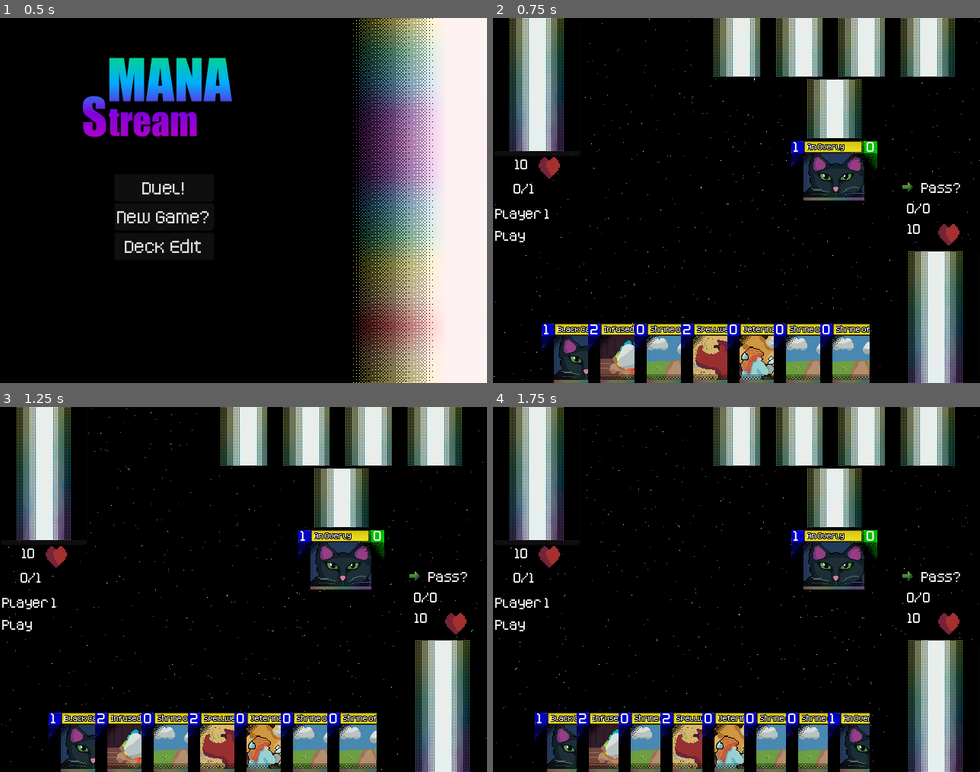
Above: before the commit, frames 1-4 (two rows, left to right).
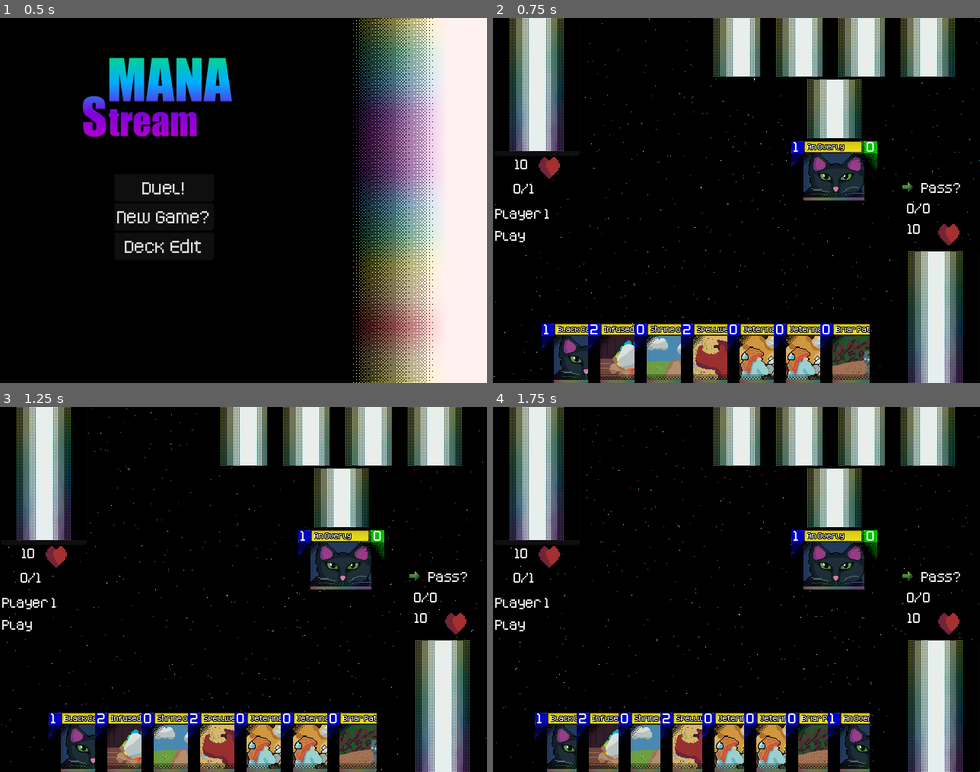
Above: after the commit, the same moments.

Repository: ColbySchexnayder/mana-stream
Game: Godot game, scene res://Scenes/titleScreen.tscn
Same seed, same stepped clock (60 frames per second), same inputs: the game is played once before the commit and once after it.
Inputs (mouse positions are in pixels of both pictures, inside the frame that each line leads up to):
- Up to frame 1 (0.5 s): no input
- Up to frame 2 (0.75 s): click "New Game?" at 0.5 s
- Up to frame 3 (1.25 s): no input
- Up to frame 4 (1.75 s): click (936, 706) at 1.25 s

Frame 1 is identical in both runs. In frame 2, 1.7% of the frame differs, in the area x 60-78%, y 84-100%; in frame 3, 1.7%; in frame 4, 1.4%.

Commit message:
All cards work for the player
Interrupts mostly work, should be fine if AI waits for player input

TODO: AI is the only core feature left to be implemented

Diff:
--- a/AI/ai_manager.gd
+++ b/AI/ai_manager.gd
@@ -31,16 +31,17 @@
 	if !ai_summon_zone.is_empty():
 		ai_hand[0].mana()
 		ai_mana_zone[0].mana()
-		await GmManager.emit_signal("_card_keep", ai_summon_zone[0])
+		GmManager.emit_signal("_card_keep", ai_summon_zone[0])
+
 	GmManager.emit_signal("_change_phase")
 
 func ai_play():
 	if !ai_summon_zone.is_empty():
 		ai_summon_zone[0].attacking()
-		if !interruptStack.is_empty():
+		while !interruptStack.is_empty():
 			await GmManager._interrupt_resolved
-		if !player_summon_zone.is_empty():
-			await GmManager._block_resolved
+
+		await GmManager._block_resolved
 
 	GmManager.emit_signal("_change_turn")
 
--- a/Cards/Card.gd
+++ b/Cards/Card.gd
@@ -33,6 +33,7 @@
 var revealed := false
 var cardOwner := 1
 var resolved := false
+var resolving := false
 
 var boardBreakingVal := 0
 var boardBuildingVal := 0
--- a/Cards/CardScripts/BriarPatch.gd
+++ b/Cards/CardScripts/BriarPatch.gd
@@ -47,7 +47,7 @@
 #	7 player2mana
 func action():
 
-	resolved = true
+
 	revealed = true
 	attackingCard.exhaust(attackingCard)
 	attackingCard.card_info_animation.visible = false
@@ -70,6 +70,7 @@
 		GmManager.emit_signal("_move_to_hand", card)
 	await destroy(0)
 	GmManager.emit_signal("_interrupt_resolved")
+	resolved = true
 
 func resolve_summon():
 	super.resolve_summon()
--- a/Cards/CardScripts/ManaRat.gd
+++ b/Cards/CardScripts/ManaRat.gd
@@ -30,6 +30,10 @@
 #	6 player2summon,
 #	7 player2mana
 func resolve_summon():
+	GmManager.emit_signal("_interrupt", self)
+	super.resolve_summon()
+
+func action():
 	var conditions = {"tags" : ["Creature", "Familiar"], "cost" : 2}
 	var zones : Array[int]
 	if cardOwner == 1:
@@ -38,7 +42,9 @@
 		zones = [4]
 	GmManager.emit_signal("_offer_selection", self, zones, conditions)
 
-	super.resolve_summon()
+
 
 func effectOtherCard(card: Card):
 	GmManager.emit_signal("_move_to_hand", card)
+	resolved = true
+	GmManager.emit_signal("_interrupt_resolved")
--- a/Cards/CardScripts/shrine_of_the_forge.gd
+++ b/Cards/CardScripts/shrine_of_the_forge.gd
@@ -9,6 +9,9 @@
 	set_card_info()
 	super._ready()
 
+	GmManager.connect("_card_to_mana", react)
+	GmManager.connect("_resolve_summon", react)
+
 func set_card_info():
 	cardName = tr("SHRINE_OF_THE_FORGE_NAME")#"Shrine of the Forge"
 	tags[0] = "Spell"
@@ -19,3 +22,43 @@
 
 func _process(_delta: float) -> void:
 	summon_button.hide()
+
+func react(card: Card):
+	if card == self:
+		return
+	#if card.currentPosition == Card.position.IN_MANA or card.currentPosition == Card.position.IN_SUMMON:
+	#	return
+
+	if !revealed and currentPosition == Card.position.IN_MANA:
+		if card.cardOwner == cardOwner:
+			GmManager.emit_signal("_interrupt", self)
+
+#		FIELD
+#	0 player1deck,
+#	1 player1hand,
+#	2 player1summon,
+#	3 player1mana,
+#	4 player2deck,
+#	5 player2hand,
+#	6 player2summon,
+#	7 player2mana
+func action():
+
+	revealed = true
+
+	var conditions = {"target self" : false, "exhausted" : true, "name" : ["exclude" , cardName]}
+	var zones : Array[int]= []
+
+	if cardOwner == 1:
+		zones = [3]
+	else:
+		zones = [7]
+
+	GmManager.emit_signal("_offer_selection", self, zones, conditions)
+
+func effectOtherCard(card: Card):
+	if card != null:
+		card.refresh()
+
+	GmManager.emit_signal("_interrupt_resolved")
+	resolved = true
--- a/Cards/CardScripts/shrine_of_the_traveler.gd
+++ b/Cards/CardScripts/shrine_of_the_traveler.gd
@@ -24,8 +24,10 @@
 	summon_button.hide()
 
 func react(card: Card):
+	if card.currentPosition == card.position.IN_DECK:
+		return
 	if !revealed and currentPosition == Card.position.IN_MANA:
-		if card.cardOwner != cardOwner:
+		if card.cardOwner == cardOwner:
 			GmManager.emit_signal("_interrupt", self)
 
 #	0 player1deck,
@@ -38,16 +40,15 @@
 #	7 player2mana
 func action():
 
-	resolved = true
 	revealed = true
 
 	var conditions = {"target self" : false, "exhausted" : true, "name" : ["exclude" , cardName]}
 	var zones : Array[int]= []
 
 	if cardOwner == 1:
-		zones = [2,3]
+		zones = [3]
 	else:
-		zones = [6,7]
+		zones = [7]
 
 	GmManager.emit_signal("_offer_selection", self, zones, conditions)
 
@@ -55,3 +56,4 @@
 	if card != null:
 		card.refresh()
 	GmManager.emit_signal("_interrupt_resolved")
+	resolved = true
--- a/Cards/CardScripts/spell_weaver_pheonix.gd
+++ b/Cards/CardScripts/spell_weaver_pheonix.gd
@@ -27,6 +27,10 @@
 #	6 player2summon,
 #	7 player2mana
 func resolve_summon():
+	GmManager.emit_signal("_interrupt", self)
+	super.resolve_summon()
+
+func action():
 	var conditions = {"tags" : ["Spell"]}
 	var zones : Array[int]
 	if cardOwner == 1:
@@ -35,7 +39,9 @@
 		zones = [4]
 	GmManager.emit_signal("_offer_selection", self, zones, conditions)
 
-	super.resolve_summon()
+
 
 func effectOtherCard(card: Card):
 	GmManager.emit_signal("_move_to_hand", card)
+	resolved = true
+	GmManager.emit_signal("_interrupt_resolved")
--- a/Cards/CardScripts/veterinarian.gd
+++ b/Cards/CardScripts/veterinarian.gd
@@ -8,6 +8,7 @@
 func _ready() -> void:
 	set_card_info()
 	super._ready()
+	GmManager.connect("_card_destroy", react)
 
 func set_card_info():
 	cardName = tr("VETERINARIAN_NAME")#"Veterinarian the Fantastic"
@@ -19,3 +20,27 @@
 
 func _process(_delta: float) -> void:
 	summon_button.hide()
+
+func react(card: Card):
+	if revealed:
+		return
+	if currentPosition != Card.position.IN_MANA:
+		return
+	if card.cardOwner != cardOwner:
+		return
+	if !(tags[1] in card.tags):
+		return
+	if card.cost < 2:
+		return
+
+	GmManager.emit_signal("_interrupt", self)
+
+func action():
+	reveal()
+	GmManager.emit_signal("_shuffle", cardOwner)
+	GmManager.emit_signal("_draw", cardOwner)
+	GmManager.emit_signal("_draw", cardOwner)
+
+	await destroy(0)
+	resolved = true
+	GmManager.emit_signal("_interrupt_resolved")
--- a/Scenes/Duel.tscn
+++ b/Scenes/Duel.tscn
@@ -259,10 +259,21 @@
 [node name="Panel" type="Panel" parent="Control/InterruptChoice"]
 layout_mode = 0
 offset_left = -53.0
+offset_top = -45.0
 offset_right = 281.0
 offset_bottom = 166.0
 theme = ExtResource("7_o1sjj")
 theme_override_styles/panel = ExtResource("9_yk5x5")
+
+[node name="InterceptionMessage" type="RichTextLabel" parent="Control/InterruptChoice/Panel"]
+layout_mode = 0
+offset_left = 12.0
+offset_top = 4.0
+offset_right = 320.0
+offset_bottom = 90.0
+theme_override_font_sizes/normal_font_size = 32
+text = "Card activates. Respond?"
+horizontal_alignment = 1
 
 [node name="InterruptButton" type="TextureButton" parent="Control/InterruptChoice"]
 layout_mode = 0
@@ -275,12 +286,12 @@
 
 [node name="InterruptButtonText" type="RichTextLabel" parent="Control/InterruptChoice/InterruptButton"]
 layout_mode = 0
-offset_left = 1.5
-offset_top = 37.5
-offset_right = 96.5
-offset_bottom = 77.5
-mouse_filter = 2
-text = "Interrupt?"
+offset_left = 25.5
+offset_top = 37.0
+offset_right = 120.5
+offset_bottom = 77.0
+mouse_filter = 2
+text = "Yes!"
 
 [node name="InterruptPassButton" type="TextureButton" parent="Control/InterruptChoice"]
 layout_mode = 0
@@ -299,7 +310,7 @@
 offset_right = 69.0
 offset_bottom = 63.5
 mouse_filter = 2
-text = "Pass?"
+text = "Pass..."
 
 [node name="SelectionList" type="ItemList" parent="Control"]
 visible = false
--- a/Scenes/duel.gd
+++ b/Scenes/duel.gd
@@ -74,6 +74,7 @@
 
 @onready var turn_label: RichTextLabel = $Control/TurnLabel
 @onready var phase_label: RichTextLabel = $Control/PhaseLabel
+@onready var interception_message: RichTextLabel = $Control/InterruptChoice/Panel/InterceptionMessage
 
 @onready var ai: AI_Manager = $AI
 
@@ -95,6 +96,9 @@
 
 # Prepare the duel
 func _ready() -> void:
+	#Language adjustments
+	interception_message.text = tr("ACTIVATION_QUESTION")
+
 	#region Load Decks
 	for cardFileName in GmManager.Player1Deck:
 		var card = ResourceLoader.load("res://Cards/PlayableCards/"+cardFileName+".tscn").instantiate()#load("res://Cards/PlayableCards/"+cardFileName+".tscn")
@@ -122,13 +126,13 @@
 		draw(2)
 
 	#region Add Test Cards
-	var testSpell1 = ShrineOfTheTraveler.constructor()
+	var testSpell1 = Veterinarian.constructor()
 	testSpell1.cardOwner = 1
 	testSpell1.currentPosition = Card.position.IN_HAND
 	player1hand.push_front(testSpell1)
 	p_1_hand.add_child(testSpell1)
 
-	var testSpell = ShrineOfTheTraveler.constructor()
+	var testSpell = Briarpatch.constructor()
 	testSpell.currentPosition = Card.position.IN_HAND
 	player1hand.push_front(testSpell)
 	p_1_hand.add_child(testSpell)
@@ -182,6 +186,9 @@
 	GmManager.connect("_check_interrupt", check_interrupt)
 
 	GmManager.connect("_request_field", requestField)
+
+	GmManager.connect("_draw", draw)
+	GmManager.connect("_shuffle", shuffle)
 	#endregion
 
 	#Give AI mana for testing
@@ -225,6 +232,12 @@
 	p_2_life.text = str(p2Health)
 
 	check_interrupt()
+
+func shuffle(player: int):
+	if player == 1:
+		player1deck.shuffle()
+	else:
+		player2deck.shuffle()
 
 #Move given card from HAND to MANA
 func card_to_mana(card):
@@ -544,7 +557,8 @@
 	GmManager.attacking = true
 
 	check_interrupt()
-	#await GmManager._interrupt_resolved
+
+	await GmManager._interrupt_empty
 	if card.currentPosition != card.position.IN_SUMMON:
 		GmManager.attacking = false
 		return
@@ -766,11 +780,10 @@
 		count += 1
 
 	if interruptStack.is_empty():
+		GmManager.emit_signal("_interrupt_empty")
 		GmManager.currentPhase = GmManager.phase.PLAY
 		#GmManager.emit_signal("_interrupt_resolved")
 		return
-	else:
-		await GmManager._interrupt_resolved
 
 
 #Draw test card. This will be disable eventually
--- a/Scripts/GMManager.gd
+++ b/Scripts/GMManager.gd
@@ -9,12 +9,18 @@
 enum phase {
 	REFRESH,
 	PLAY,
-	INTERRUPT
+	INTERRUPT,
+	INTERRUPTP1,
+	INTERRUPTP2
 }
 
 var currentPhase := phase.PLAY
 var currentTurn := 1
 var attacking := false
+
+#finish action signal YES
+signal _draw(player: int)
+signal _shuffle(player: int)
 
 signal _card_select(card: Card)
 signal _clear_selection()
@@ -51,6 +57,8 @@
 signal _request_field(card: Card)
 signal _request_hand(card: Card)
 
+signal _interrupt_empty
+
 signal _change_phase()
 signal _change_turn()
 
--- a/lang/localizations.csv
+++ b/lang/localizations.csv
@@ -1,5 +1,5 @@
 KEYS,en
-,
+ACTIVATION_QUESTION,You have a card that can activate. Use it now?
 PLAYER,Player
 ,
 PHASE,Phase
